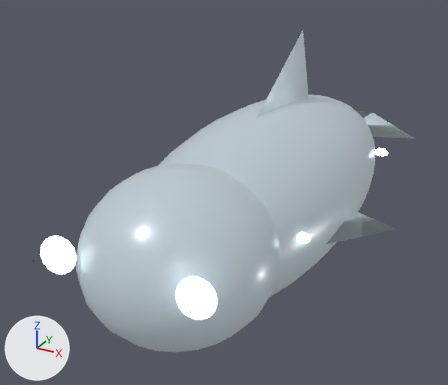
Before and after pictures for a commit that changed the Blender file assets/models/ocean/fish/ironjaw-sawfin.blend.
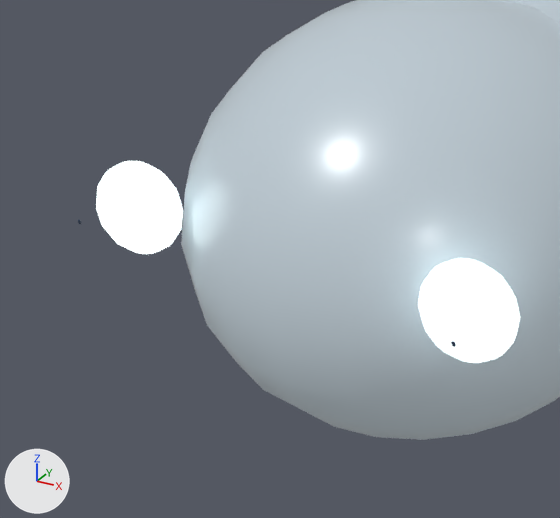
Each version is shown whole from a camera (50 mm lens) standing at (1.75, -3.83, 1.8) and looking at (-0.34, -0.02, -0.1), then close up on the part from 0% to 52% of the width and 44% to 100% of the height. The lights are fixed; the arrows at lower left show +X, +Y and +Z. The first two pictures are the older version.

The older version as bpy lines, for what is in view:
```python
me_sphere_406 = bpy.data.meshes.new('Sphere.406')
me_sphere_406.from_pydata(...)  # a UV sphere (24 segments, 12 rings, poles along z) spanning x -1.0..1.0, y -1.0..1.0, z -1.0..1.0
me_sphere_406.polygons.foreach_set('use_smooth', [True] * 288)
me_sphere_406.materials.append(mat_ironjaw_sawfin_skin)  # light grey #aab6bf
me_sphere_407 = bpy.data.meshes.new('Sphere.407')
me_sphere_407.from_pydata(...)  # a UV sphere (16 segments, 8 rings, poles along z) spanning x -1.0..1.0, y -1.0..1.0, z -1.0..1.0
me_sphere_407.polygons.foreach_set('use_smooth', [True] * 128)
me_sphere_407.materials.append(mat_ironjaw_sawfin_eye)  # white #f0ffff, glowing white #f0ffff
me_sphere_409 = bpy.data.meshes.new('Sphere.409')
me_sphere_409.from_pydata(...)  # a UV sphere (16 segments, 8 rings, poles along z) spanning x -1.0..1.0, y -1.0..1.0, z -1.0..1.0
me_sphere_409.polygons.foreach_set('use_smooth', [True] * 128)
me_sphere_409.materials.append(mat_ironjaw_sawfin_eye)  # white #f0ffff, glowing white #f0ffff
ob_head = bpy.data.objects.new('head', me_sphere_406)
ob_head.parent = ob_ironjaw_sawfin
ob_head.location = (0.0, -1.168, 0.02)
ob_head.scale = (0.58, 0.62, 0.517)
ob_weak_point_eye_1 = bpy.data.objects.new('weak-point-eye-1', me_sphere_409)
ob_weak_point_eye_1.parent = ob_ironjaw_sawfin
ob_weak_point_eye_1.location = (0.43, -1.703, 0.16)
ob_weak_point_eye_1.scale = (0.11, 0.075, 0.11)
ob_weak_point_eye__1 = bpy.data.objects.new('weak-point-eye--1', me_sphere_407)
ob_weak_point_eye__1.parent = ob_ironjaw_sawfin
ob_weak_point_eye__1.location = (-0.43, -1.703, 0.16)
ob_weak_point_eye__1.scale = (0.11, 0.075, 0.11)
```
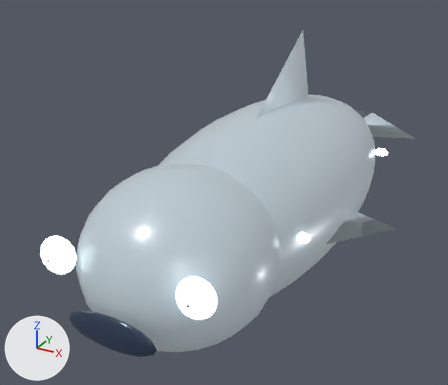
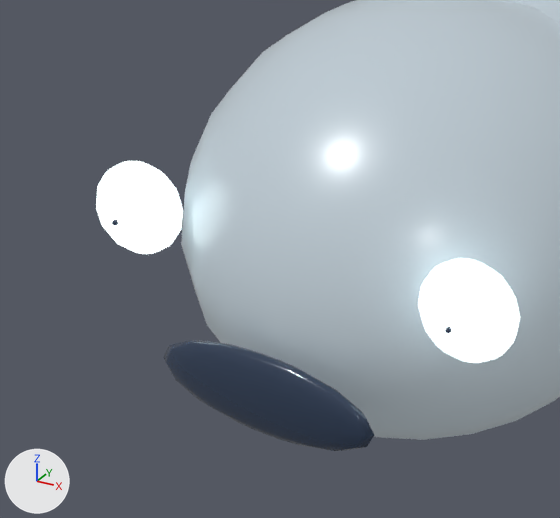
Where the newer file only moved an object's origin or applied its transform, the numbers keep the older frame.

What differs and where, as boxes (x1, y1, x2, y2) in the close-ups (560 x 518 px):
'mouth', added (dark blue): after (163, 340, 374, 451)

Edits to the bpy script that builds the scene:
```text
Add me_sphere_419:
    me_sphere_419.from_pydata(...)  # a UV sphere (16 segments, 8 rings, poles along z) spanning x -1.0..1.0, y -1.0..1.0, z -1.0..1.0
    me_sphere_419.polygons.foreach_set('use_smooth', [True] * 128)
    me_sphere_419.materials.append(mat_ironjaw_sawfin_pupil)  # dark blue #26354b
Add ob_mouth:
    ob_mouth = bpy.data.objects.new('mouth', me_sphere_419)
    ob_mouth.parent = ob_ironjaw_sawfin
    ob_mouth.location = (0.0, -1.833, -0.11)
    ob_mouth.scale = (0.28, 0.035, 0.1)
```
